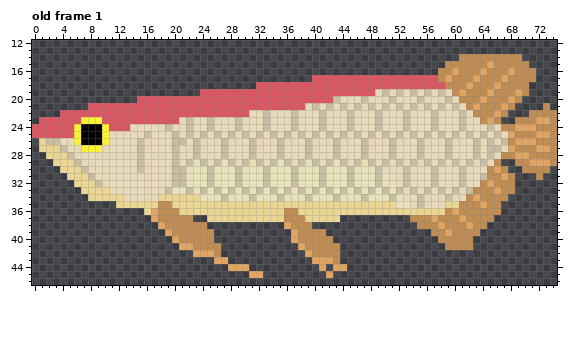
Pixel-art file, stored at assets/art/arowana.aseprite. The picture above was drawn from the file before the commit.
75x50 pixels, 1 frame. Shown: old frame 1: x 0..74, y 12..46. The commit also changed other frames, which this record leaves out.
New version:
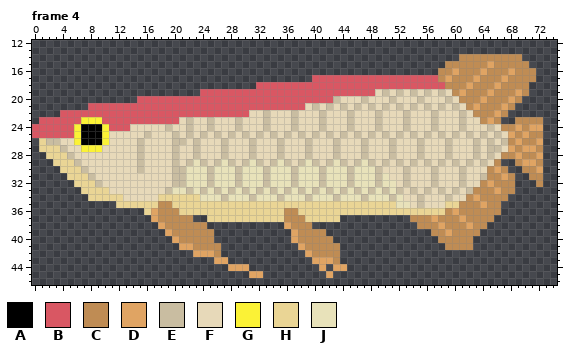
Palette (. is transparent): A #000000  B #d95763  C #bf8c54  D #e0a463  E #c9bda1  F #e7d9b9  G #fbf236  H #ead595  J #e8e2ba
A new or re-ordered frame is compared with the old frame closest to it.
What changed:
frames 1 -> 5
--- frame 4 is new; against old frame 1
@@ x 68..74 @@
 20 DC.....
-21 C....C.
-22 ...CCCC
-23 .CCCDDC
-24 CDDDCCC
-25 DCCCDDC
-26 CDDDCCC
-27 DCCCDDC
-28 CDDCCCC
-29 .CCDDDC
-30 ..CCCC.
-31 C...C..
-32 C......
+21 C......
+22 .......
+23 .CCCC..
+24 CDCDD..
+25 DCDCC..
+26 CDCCD..
+27 DCDDC..
+28 CDCCD..
+29 .CDDC..
+30 ..CCD..
+31 C..CC..
+32 C...C..
 33 C......
